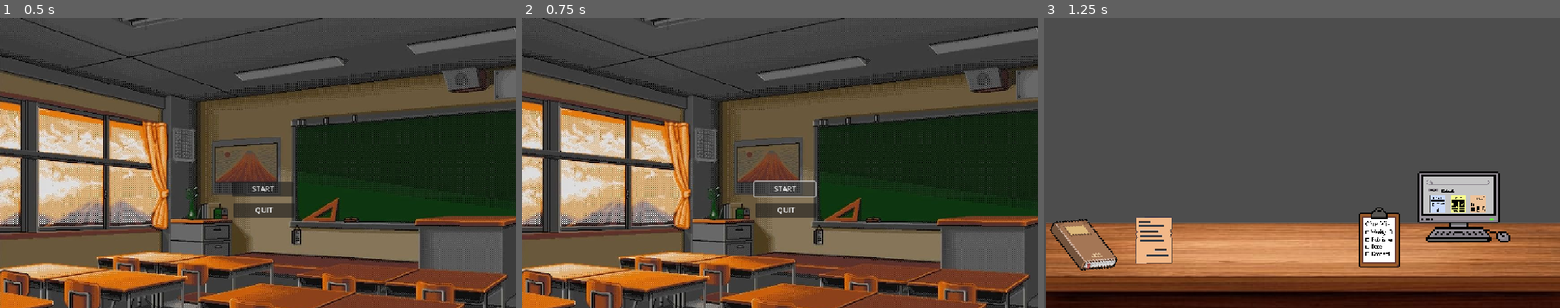
Above: before the commit, frames 1-3 (left to right).
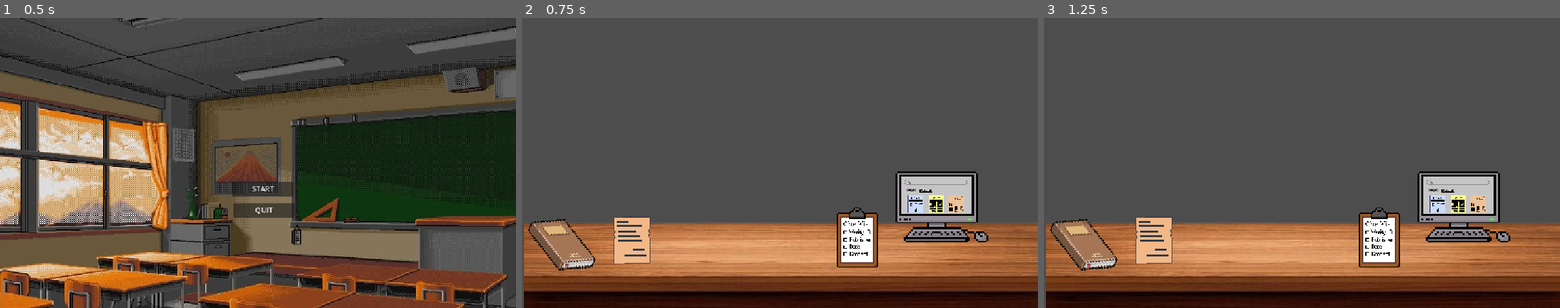
Above: after the commit, the same moments.

Repository: Huenyeon/Game-on
Game: Godot game, scene res://scene/menu.tscn
Same seed, same stepped clock (60 frames per second), same inputs: the game is played once before the commit and once after it.
Inputs:
- Up to frame 1 (0.5 s): no input
- Up to frame 2 (0.75 s): click "START" at 0.5 s
- Up to frame 3 (1.25 s): no input

Frame 1 is identical in both runs. In frame 2, 71% of the frame differs, in the area x 0-100%, y 0-100%; in frame 3, nothing differs.

Commit message:
make the cursor smoother

Diff:
--- a/game_scene.gd
+++ b/game_scene.gd
@@ -54,8 +54,7 @@
 
 func _on_area_2d_input_event(viewport: Node, event: InputEvent, shape_idx: int) -> void:
 	if event is InputEventMouseButton and event.pressed:
-		# Play cursor effect
-		GlobalCursorManager.play_press_effect()
+		# Cursor effect will play automatically via global input
 		paper_open = true
 		paper.visible = true
 		student_paper.visible = false
--- a/menu.gd
+++ b/menu.gd
@@ -9,7 +9,7 @@
 func _on_start_pressed() -> void:
 	#generate news reports
 
-	# Call your singleton’s function
+	# Call your singleton's function
 	Global.get_random_reports(3)
 	# Print them nicely
 	for report in Global.active_reports:
@@ -25,20 +25,12 @@
 		print("More info:", report["body"])
 		print("==========================")
 
-	# Play cursor effect
-	GlobalCursorManager.play_press_effect()
-	# Wait for effect to complete before changing scene
-	await GlobalCursorManager.is_effect_playing()
-	while GlobalCursorManager.is_effect_playing():
-		await get_tree().process_frame
+	# Cursor effect will play automatically via global input
+	# Change scene immediately
 	get_tree().change_scene_to_file("res://scene/game_scene.tscn")
 
 
 func _on_quit_pressed() -> void:
-	# Play cursor effect
-	GlobalCursorManager.play_press_effect()
-	# Wait for effect to complete before quitting
-	await GlobalCursorManager.is_effect_playing()
-	while GlobalCursorManager.is_effect_playing():
-		await get_tree().process_frame
+	# Cursor effect will play automatically via global input
+	# Quit immediately
 	get_tree().quit()
--- a/scripts/autoload_cursor_manager.gd
+++ b/scripts/autoload_cursor_manager.gd
@@ -10,13 +10,14 @@
 }
 
 # Cursor settings for better visibility
-var cursor_scale = 2.0  # Make cursors 2x bigger
+var cursor_scale = 1.4  # Set to 1.4x for balanced size
+# You can change this to 1.2 or 1.0 if you want it even smaller
 var cursor_hotspot = Vector2(0, 0)  # Hotspot position (top-left corner)
 
 # Animation settings
-var animation_speed = 0.05  # Time between each cursor frame
+var animation_speed = 0.06  # Time between each cursor frame
 var is_playing_effect = false
-# Removed cooldown restrictions - effect will play on every click
+var animation_tween: Tween
 
 # Current cursor state
 var current_cursor = "cursor1"
@@ -24,40 +25,19 @@
 func _ready():
 	# Set initial cursor
 	set_cursor("cursor1")
-	# Enable global input handling to catch every click
+	# Enable global input handling to catch every click anywhere
 	set_process_input(true)
 
 	# Print debug info to ensure cursor system is working
 	print("Cursor system initialized - Scale: ", cursor_scale, " Hotspot: ", cursor_hotspot)
 	print("Current cursor: ", current_cursor)
 
-	# Test the cursor system after a short delay
-	await get_tree().create_timer(1.0).timeout
-	test_cursor_system()
-
 func _input(event):
 	# Catch EVERY mouse click anywhere on the screen
 	if event is InputEventMouseButton and event.pressed:
-		# Play cursor effect on every single click
-		play_press_effect()
-
-# Function to test cursor system
-func test_cursor_system():
-	print("Testing cursor system...")
-	print("Available cursors: ", cursor_textures.keys())
-	print("Current cursor: ", current_cursor)
-	print("Cursor scale: ", cursor_scale)
-	print("Cursor hotspot: ", cursor_hotspot)
-
-	# Test setting each cursor
-	for cursor_name in cursor_textures.keys():
-		print("Setting cursor: ", cursor_name)
-		set_cursor(cursor_name)
-		await get_tree().create_timer(0.5).timeout
-
-	# Return to cursor1
-	set_cursor("cursor1")
-	print("Cursor system test completed!")
+		# Play cursor effect on every single click, but only if not already playing
+		if not is_playing_effect:
+			play_press_effect()
 
 # Function to set cursor with proper scaling and hotspot
 func set_cursor(cursor_name: String):
@@ -74,8 +54,11 @@
 			image.resize(new_size.x, new_size.y, Image.INTERPOLATE_LANCZOS)
 			scaled_texture = ImageTexture.create_from_image(image)
 
-			# Adjust hotspot for larger cursor (center it)
-			cursor_hotspot = new_size / 2
+			# Better hotspot calculation - offset from top-left for more natural feel
+			cursor_hotspot = Vector2(new_size.x * 0.12, new_size.y * 0.12)
+		else:
+			# For original size, use a small offset
+			cursor_hotspot = Vector2(8, 8)
 
 		# Set the cursor with proper hotspot
 		Input.set_custom_mouse_cursor(scaled_texture, Input.CURSOR_ARROW, cursor_hotspot)
@@ -89,6 +72,16 @@
 	# Reapply current cursor with new size
 	set_cursor(current_cursor)
 
+# Function to make cursor smaller (quick adjustment)
+func make_cursor_smaller():
+	cursor_scale = max(1.0, cursor_scale - 0.2)  # Reduce by 0.2 but don't go below 1.0
+	set_cursor(current_cursor)
+
+# Function to make cursor bigger (quick adjustment)
+func make_cursor_bigger():
+	cursor_scale = min(2.0, cursor_scale + 0.2)  # Increase by 0.2 but don't go above 2.0
+	set_cursor(current_cursor)
+
 # Function to get current cursor size
 func get_cursor_size() -> float:
 	return cursor_scale
@@ -100,31 +93,27 @@
 
 	is_playing_effect = true
 
-	# Play the sequence: Cursor2 -> Cursor3 -> Cursor4 -> back to Cursor1
-	await get_tree().create_timer(animation_speed).timeout
-	set_cursor("cursor2")
+	# Use Tween for smoother animations that work properly in Godot
+	if animation_tween:
+		animation_tween.kill()
 
-	await get_tree().create_timer(animation_speed).timeout
-	set_cursor("cursor3")
+	animation_tween = create_tween()
+	animation_tween.set_parallel(false)
 
-	await get_tree().create_timer(animation_speed).timeout
-	set_cursor("cursor4")
-
-	await get_tree().create_timer(animation_speed).timeout
-	set_cursor("cursor1")
-
-	is_playing_effect = false
-
-# Function to play the press effect animation only when explicitly requested
-func play_press_effect_on_interaction():
-	# Only play if not already playing and if this is a meaningful interaction
-	if not is_playing_effect:
-		play_press_effect()
+	# Smooth sequence: Cursor2 -> Cursor3 -> Cursor4 -> back to Cursor1
+	animation_tween.tween_callback(set_cursor.bind("cursor2")).set_delay(0.0)
+	animation_tween.tween_interval(animation_speed)
+	animation_tween.tween_callback(set_cursor.bind("cursor3"))
+	animation_tween.tween_interval(animation_speed)
+	animation_tween.tween_callback(set_cursor.bind("cursor4"))
+	animation_tween.tween_interval(animation_speed)
+	animation_tween.tween_callback(set_cursor.bind("cursor1"))
+	animation_tween.tween_callback(func(): is_playing_effect = false)
 
 # Function to check if effect is currently playing
 func is_effect_playing() -> bool:
 	return is_playing_effect
 
-# Function to check if it's okay to play the effect (not on cooldown)
+# Function to check if it's okay to play the effect
 func can_play_effect() -> bool:
 	return not is_playing_effect
--- a/scripts/desktop.gd
+++ b/scripts/desktop.gd
@@ -9,12 +9,7 @@
 
 		# Only trigger if clicking within the desktop bounds
 		if desktop_rect.has_point(local_pos):
-			# Play cursor effect before changing scene
-			GlobalCursorManager.play_press_effect()
-			# Wait for effect to complete before changing scene
-			await GlobalCursorManager.is_effect_playing()
-			while GlobalCursorManager.is_effect_playing():
-				await get_tree().process_frame
+			# Change scene immediately - cursor effect will play automatically via global input
 			get_tree().change_scene_to_file("res://scene/inside_desktop.tscn")
 	# Ignore all other input events - don't trigger cursor effect
 
--- a/scripts/inside_desktop.gd
+++ b/scripts/inside_desktop.gd
@@ -21,8 +21,7 @@
 
 
 func _on_news_button_pressed():
-	# Play cursor effect
-	GlobalCursorManager.play_press_effect()
+	# Cursor effect will play automatically via global input
 	$NewsContent.visible = true
 	$PublishersContent.visible = false
 	$NewsDetails.visible = false
@@ -31,8 +30,7 @@
 
 
 func _on_publisher_button_pressed():
-	# Play cursor effect
-	GlobalCursorManager.play_press_effect()
+	# Cursor effect will play automatically via global input
 	$NewsContent.visible = false
 	$PublishersContent.visible = true
 	$NewsDetails.visible = false
@@ -41,8 +39,7 @@
 
 
 func _on_news_item_pressed(index: int):
-	# Play cursor effect
-	GlobalCursorManager.play_press_effect()
+	# Cursor effect will play automatically via global input
 	$NewsContent.visible = false
 	$NewsDetails.visible = true
 	$PublishersButton.visible = false
@@ -59,8 +56,7 @@
 
 
 func _on_back_button_pressed():
-	# Play cursor effect
-	GlobalCursorManager.play_press_effect()
+	# Cursor effect will play automatically via global input
 	# Hide details, return to news list
 	$NewsDetails.visible = false
 	$NewsContent.visible = true
